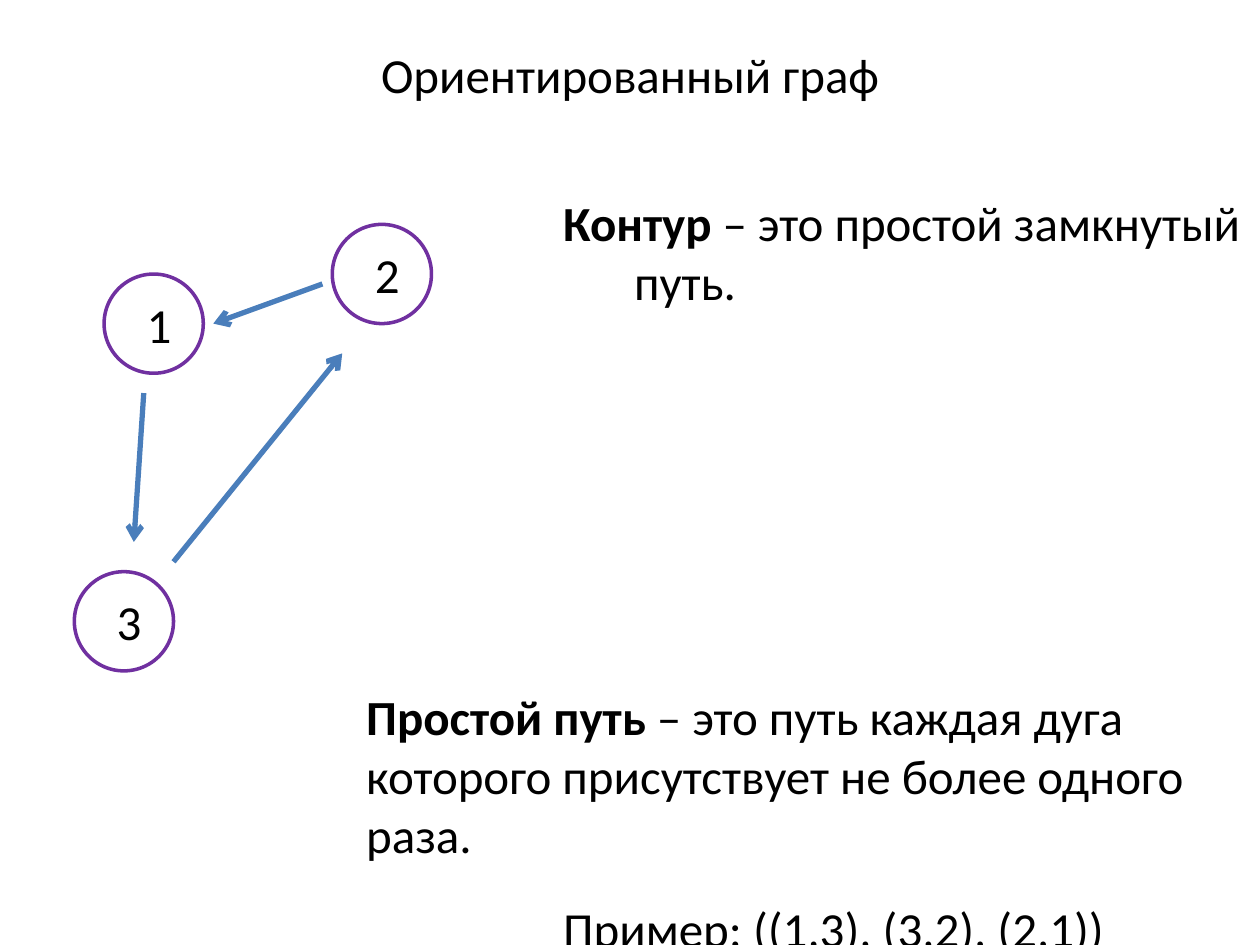
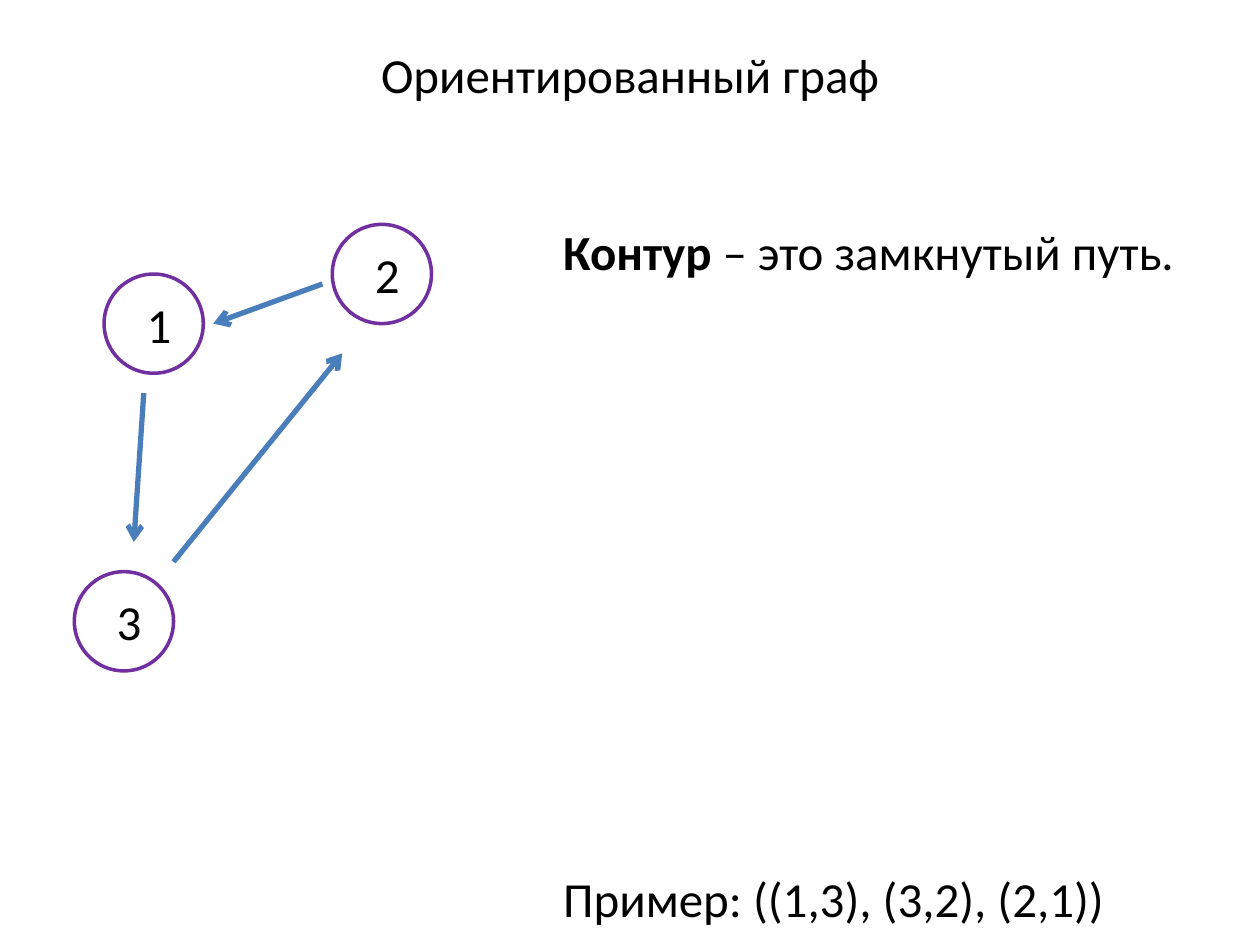
Before and after one commit to SteinbergOB/ANG, a slide deck: slide 37 of Презентации/Лекция 0.pptx (slide 39 before the commit). Drawn at 1260x945 pixels with LibreOffice and Linux fonts; fonts in the diff are those of the drawing. Boxes give left, top, right and bottom in pixels: in the first picture for what was removed or moved away, otherwise in the second. Text is boxed around its words. In the diff, an @@ line names an element or a change of style, - is before the commit and + after.

```diff
--- a/Презентации/Лекция 0.pptx
+++ b/Презентации/Лекция 0.pptx
@@ text at [563, 237, 1174, 278]: text changed @@
-Контур – это простой замкнутый путь.
+Контур – это замкнутый путь.
@@ text removed at [366, 701, 1183, 861] @@
-Простой путь – это путь каждая дуга которого присутствует не более одного раза.
```
Also in this commit, not shown: 19 other slides changed, 2 slides removed.
